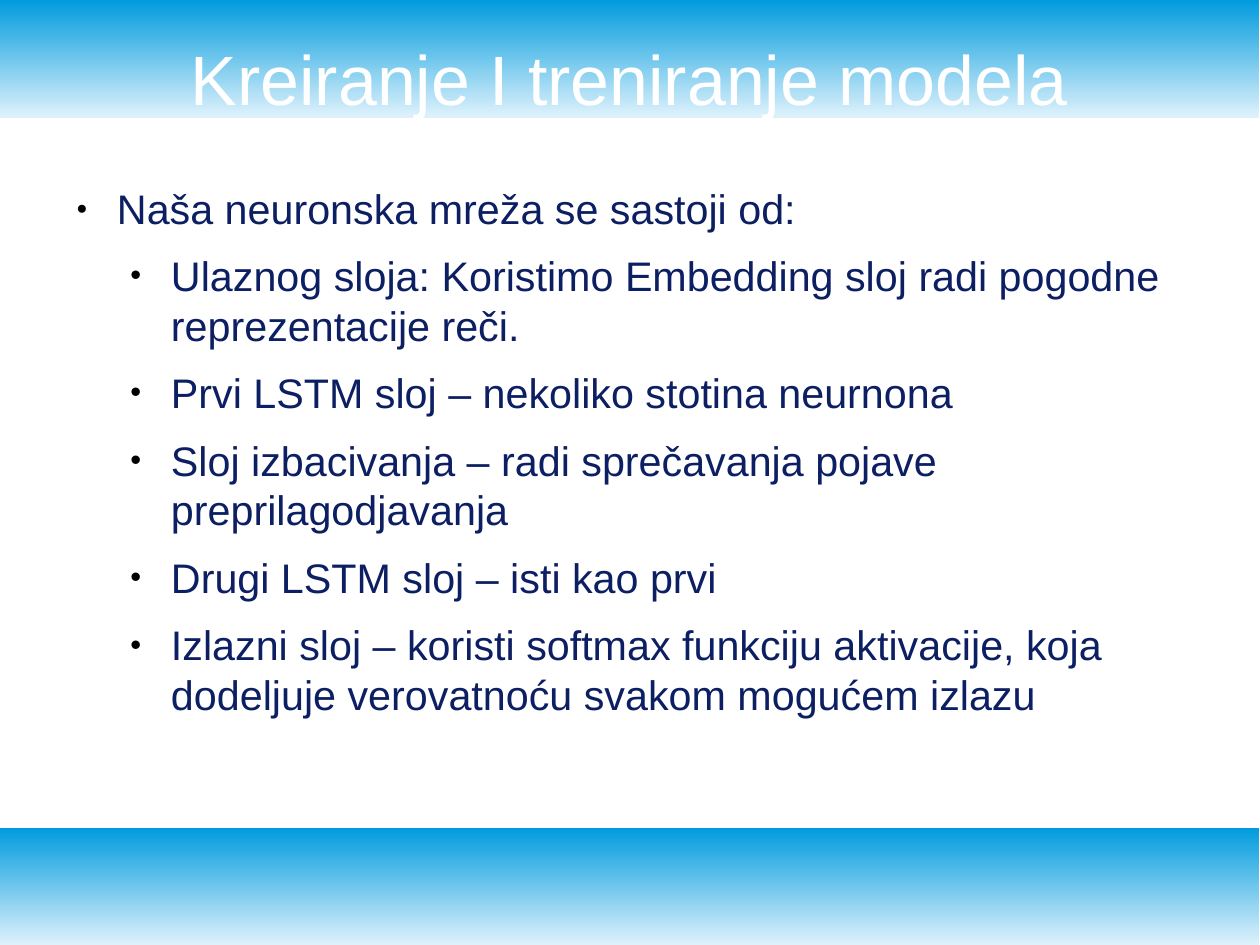
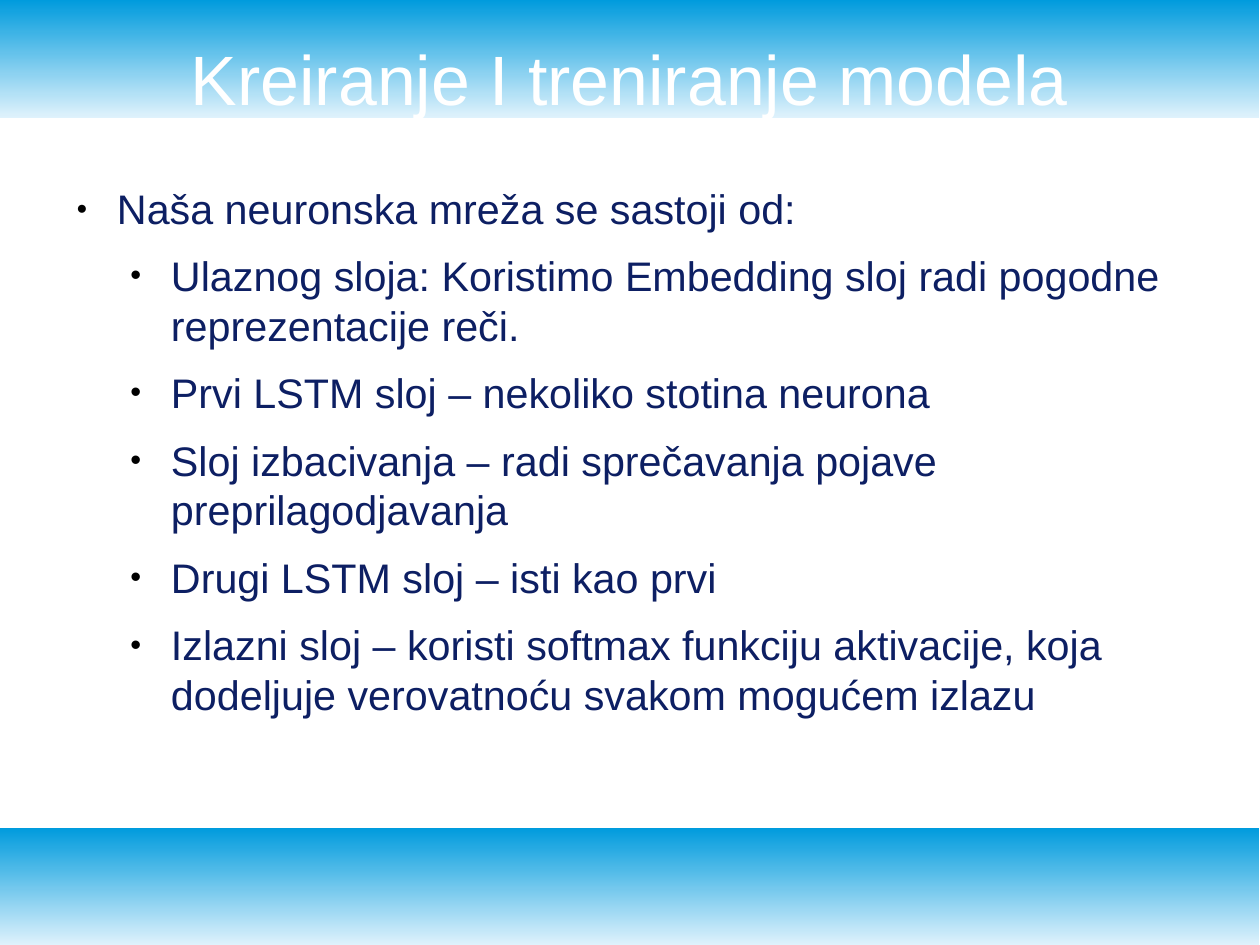
Before and after one commit to NevenaSoldat/text_generation, a slide deck: slide 15 of presentation.odp. Drawn at 1260x945 pixels with LibreOffice and Linux fonts; fonts in the diff are those of the drawing. Boxes give left, top, right and bottom in pixels: in the first picture for what was removed or moved away, otherwise in the second. Text is boxed around its words. In the diff, an @@ line names an element or a change of style, - is before the commit and + after.

```diff
--- a/presentation.odp
+++ b/presentation.odp
@@ text at (171, 378, 929, 416): text changed @@
-  • Prvi LSTM sloj – nekoliko stotina neurnona
+  • Prvi LSTM sloj – nekoliko stotina neurona
```
Also in this commit, not shown: 14 other slides changed, 6 other files.
